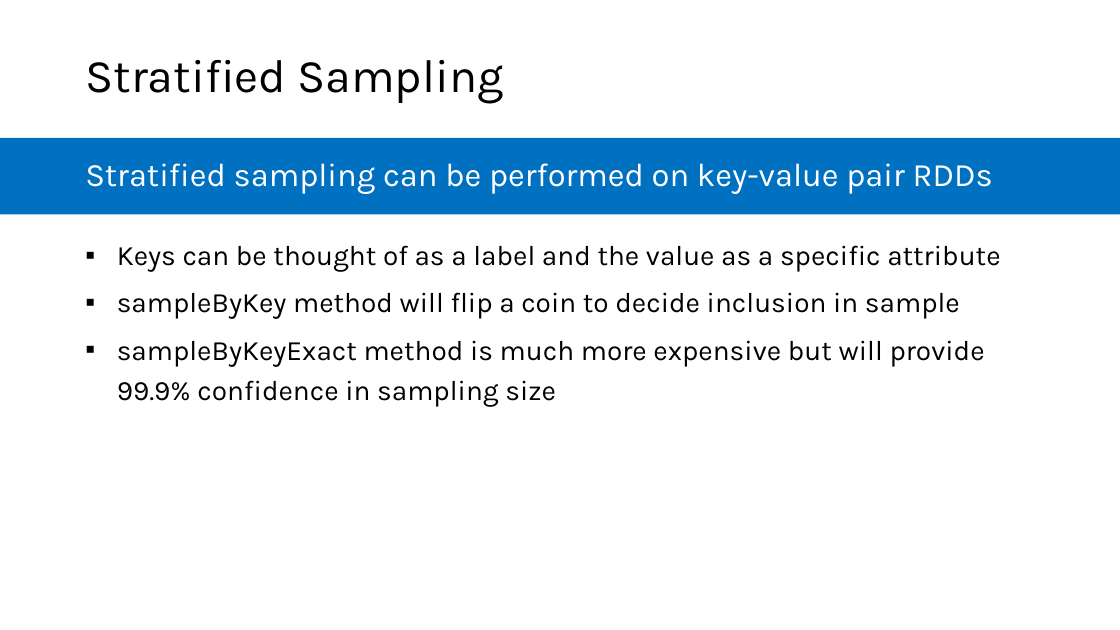
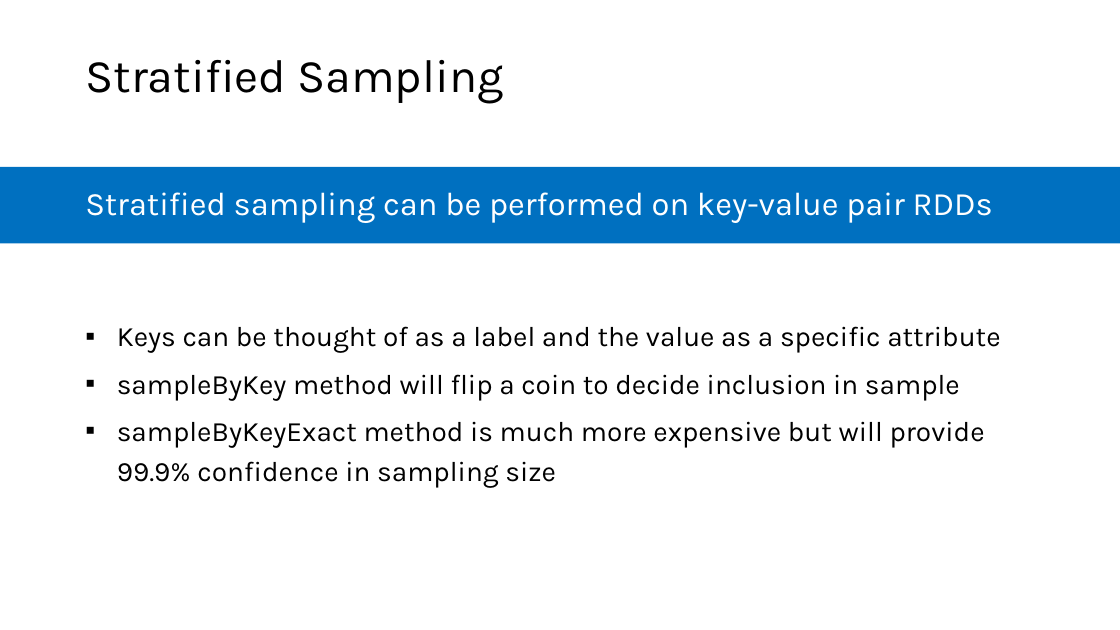
Before and after one commit to microsoft/AcademicContent, a slide deck: slide 11 of Instructor-Led/Module5/Lessons/Module5_Lesson4 Spark MLlib Basic Statistics.pptx (slide 10 before the commit). Drawn at 1120x630 pixels with LibreOffice and Linux fonts; fonts in the diff are those of the drawing. Boxes give left, top, right and bottom in pixels: in the first picture for what was removed or moved away, otherwise in the second. Text is boxed around its words. In the diff, an @@ line names an element or a change of style, - is before the commit and + after.

```diff
--- a/Instructor-Led/Module5/Lessons/Module5_Lesson4 Spark MLlib Basic Statistics.pptx
+++ b/Instructor-Led/Module5/Lessons/Module5_Lesson4 Spark MLlib Basic Statistics.pptx
@@ rectangle: place and size @@
-rectangle at <box>0,138,1120,214</box>
+rectangle at <box>0,167,1120,244</box>
@@ text "Stratified sampling can be performed ...": place and size @@
-text "Stratified sampling can be performed ..." at <box>85,163,993,194</box>
+text "Stratified sampling can be performed ..." at <box>85,192,993,223</box>
@@ text "Keys can be thought of ...": place and size @@
-text "Keys can be thought of ..." at <box>117,245,1000,407</box>
+text "Keys can be thought of ..." at <box>117,326,1000,488</box>
```
Also in this commit, not shown: 7 other slides changed, 5 slides added, 7 slides removed, 11 other files.
